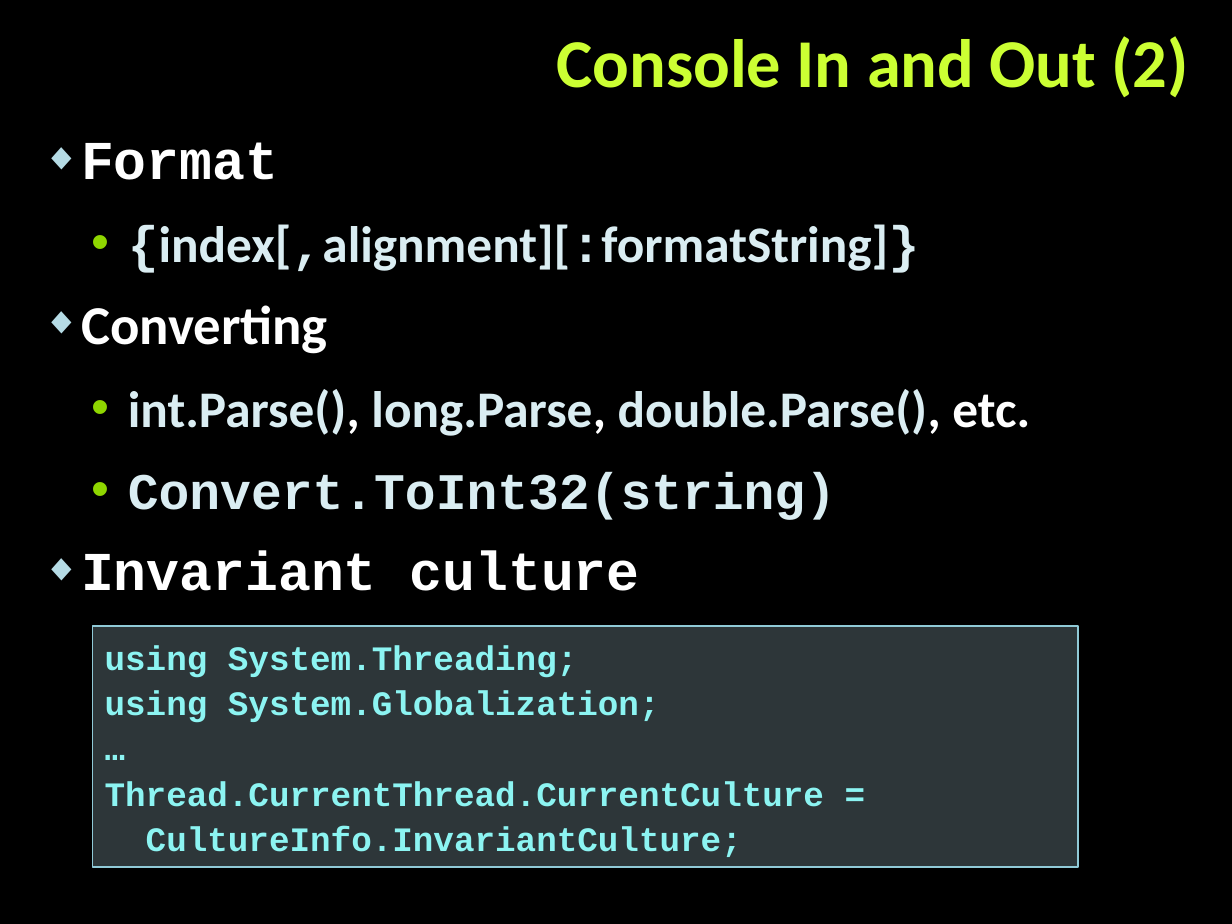
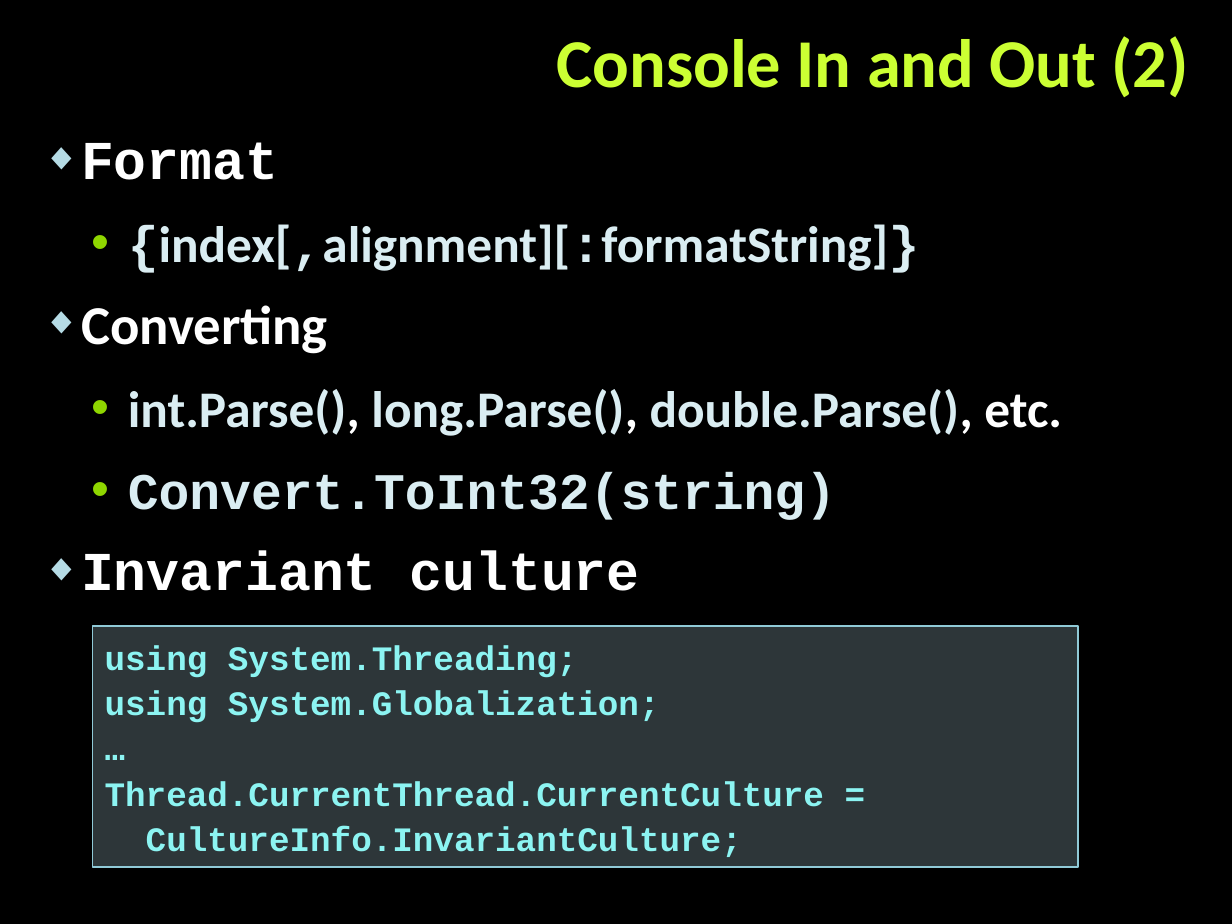
Before and after one commit to petyakostova/Telerik-Academy, a slide deck: slide 17 of C#/_Demos C# 1/7. Summary/CSharp-Part-1-Summary.pptx. Drawn at 1232x924 pixels with LibreOffice and Linux fonts; fonts in the diff are those of the drawing; background and template pictures are left out. Boxes give left, top, right and bottom in pixels: in the first picture for what was removed or moved away, otherwise in the second. Text is boxed around its words. In the diff, an @@ line names an element or a change of style, - is before the commit and + after.

```diff
--- a/C#/_Demos C# 1/7. Summary/CSharp-Part-1-Summary.pptx
+++ b/C#/_Demos C# 1/7. Summary/CSharp-Part-1-Summary.pptx
@@ text at [128, 389, 1062, 436]: text changed @@
-  • int.Parse(), long.Parse, double.Parse(), etc.
+  • int.Parse(), long.Parse(), double.Parse(), etc.
```
Also in this commit, not shown: 2 other slides changed.
